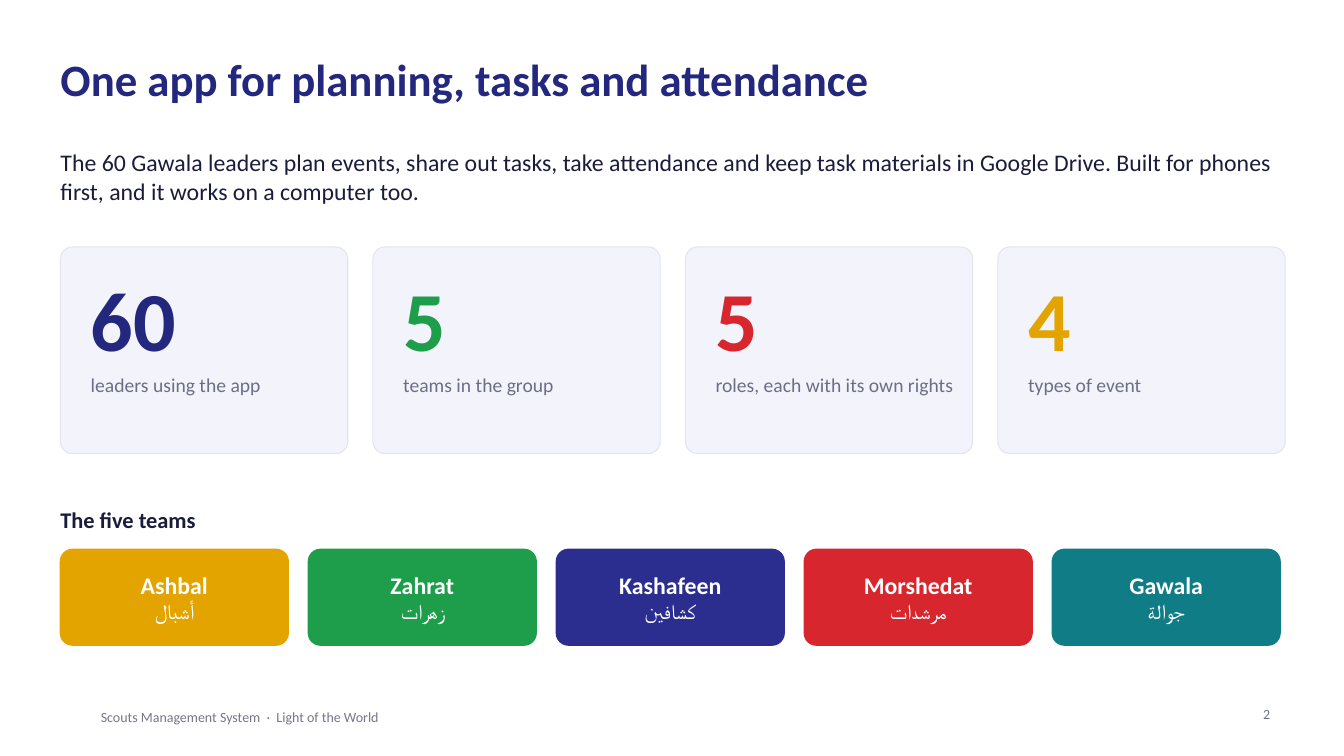
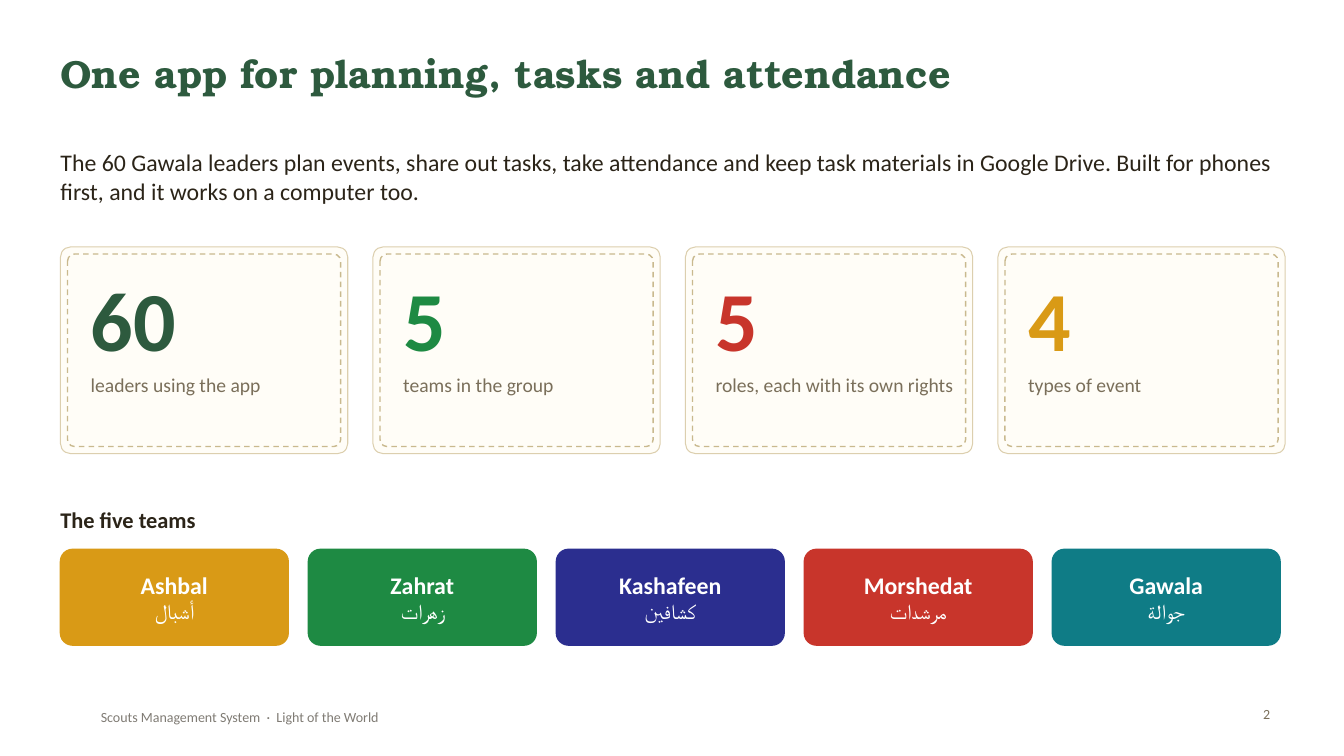
Before and after one commit to SamuelAtef123/Scouts-Management-System-Web-App, a slide deck: slide 2 of docs/Scouts-Project-Presentation.pptx. Drawn at 1344x756 pixels with LibreOffice and Linux fonts; fonts in the diff are those of the drawing; background and template pictures are left out. Boxes give left, top, right and bottom in pixels: in the first picture for what was removed or moved away, otherwise in the second. Text is boxed around its words. In the diff, an @@ line names an element or a change of style, - is before the commit and + after.

Commit message:
Restyle the report and presentation in the scout field-kit theme
- New screenshots of the app in the new design
- PDF: canvas and khaki, forest green, stitched badges and cards, rope dividers,
  torn-paper cover with map lines, slab headings
- Presentation: same theme with map-line background, rope dividers,
  stitched cards and badges, Rockwell headings

```diff
--- a/docs/Scouts-Project-Presentation.pptx
+++ b/docs/Scouts-Project-Presentation.pptx
@@ title "One app for planning, tasks ..." at [60,58,951,98]: size 32 to 28 pt, font Calibri to TeX Gyre Bonum, text colour #23277D to #2D5A3E @@
@@ text "The 60 Gawala leaders plan ..." at [60,154,1270,204]: text colour #1A1C3B to #2B2418 @@
@@ rounded rectangle added at [68,254,341,447], outline #C9B98E 1 pt dashed @@
@@ text "60" at [91,293,176,352]: text colour #23277D to #2D5A3E @@
@@ rounded rectangle added at [380,254,653,447], outline #C9B98E 1 pt dashed @@
@@ text "5" at [403,296,446,352]: text colour #1E9E4A to #1E8A43 @@
@@ rounded rectangle added at [693,254,966,447], outline #C9B98E 1 pt dashed @@
@@ text "5" at [716,296,759,352]: text colour #D7262E to #C8352B @@
@@ fill #F3F4FB to #FFFDF7; outline #E3E4EE 0.75 pt to #DCCFAE 0.75 pt; proportions changed in 4 elements at [60,247,348,454], [373,247,660,454], [686,247,973,454], [998,247,1286,454] @@
@@ rounded rectangle added at [1005,254,1278,447], outline #C9B98E 1 pt dashed @@
@@ text "4" at [1028,296,1071,351]: text colour #E3A400 to #D99A16 @@
@@ text "The five teams" at [60,512,196,528]: text colour #1A1C3B to #2B2418 @@
@@ rounded rectangle at [60,549,288,645]: fill #E3A400 to #D99A16; outline #E3A400 1 pt to #D99A16 1 pt @@
@@ rounded rectangle at [309,549,536,645]: fill #1E9E4A to #1E8A43; outline #1E9E4A 1 pt to #1E8A43 1 pt @@
@@ rounded rectangle at [805,549,1032,645]: fill #D7262E to #C8352B; outline #D7262E 1 pt to #C8352B 1 pt @@
@@ text "Scouts Management System · Light ..." at [101,712,379,725]: text colour #1A1C3B at 60% opacity to #2B2418 at 60% opacity @@
@@ text colour #6B6F86 to #7A6F5A in 5 elements at [91,378,261,396], [403,378,554,396], [716,378,953,396], [1028,378,1141,395], [1263,710,1270,719] @@
```
Also in this commit, not shown: 13 other slides changed, 12 other files.
